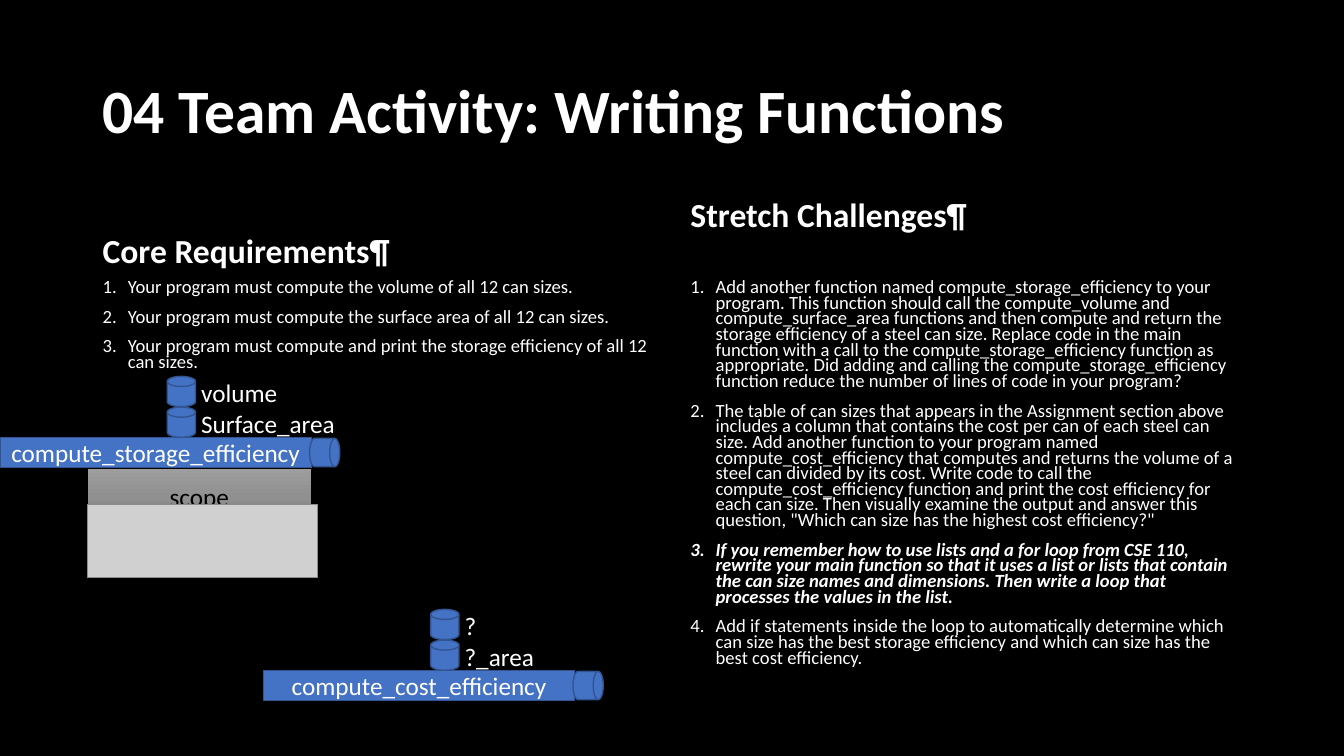
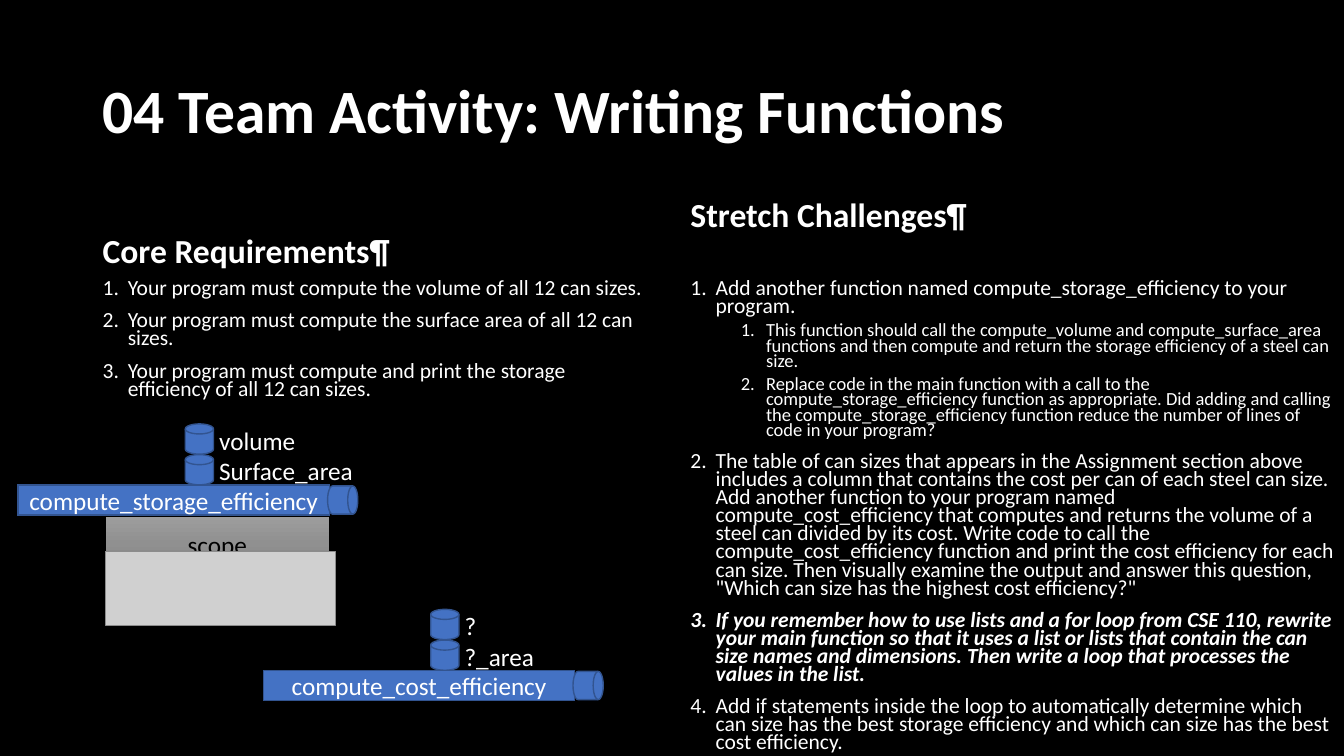
Before and after one commit to BroClements/CSE111ProgwFunctions, a slide deck: slide 31 of CSE111W04_FunctionDetails.pptx (slide 29 before the commit). Drawn at 1344x756 pixels with LibreOffice and Linux fonts; fonts in the diff are those of the drawing; grey boxes stand for pictures. Boxes give left, top, right and bottom in pixels: in the first picture for what was removed or moved away, otherwise in the second. Text is boxed around its words. In the diff, an @@ line names an element or a change of style, - is before the commit and + after.

```diff
--- a/CSE111W04_FunctionDetails.pptx
+++ b/CSE111W04_FunctionDetails.pptx
@@ text "Your program must compute the ..." at [128, 280, 642, 400]: size 13.3 to 15.4 pt @@
@@ text at [716, 280, 1331, 439]: text changed; size 13.3 to 13.2 pt @@
-1. Add another function named compute_storage_efficiency to your program. This function should call the compute_volume and compute_surface_area functions and then compute and return the storage efficiency of a steel can size. Replace code in the main function with a call to the compute_storage_efficiency function as appropriate. Did adding and calling the compute_storage_efficiency function reduce the number of lines of code in your program?
+1. Add another function named compute_storage_efficiency to your program.
+  1. This function should call the compute_volume and compute_surface_area functions and then compute and return the storage efficiency of a steel can size.
+  2. Replace code in the main function with a call to the compute_storage_efficiency function as appropriate. Did adding and calling the compute_storage_efficiency function reduce the number of lines of code in your program?
@@ 2 cylinders, 1 text: place and size @@
-2 cylinders, 1 text at [167, 376, 335, 439]
+2 cylinders, 1 text at [186, 424, 353, 487]
@@ text at [716, 453, 1333, 753]: size 13.3 to 15.4 pt in "The table of can sizes that appears ...", "If you remember how to use lists ...", "Add if statements inside the loop to ..." @@
@@ 1 rectangle, 1 text, 1 cylinder: place and size @@
-1 rectangle, 1 text, 1 cylinder at [0, 384, 340, 468]
+1 rectangle, 1 text, 1 cylinder at [18, 432, 358, 515]
@@ rectangle "scope": place and size @@
-rectangle "scope" at [88, 469, 312, 525]
+rectangle "scope" at [105, 516, 329, 573]
@@ picture: place and size @@
-picture at [88, 504, 319, 578]
+picture at [105, 552, 336, 625]
```
Also in this commit, not shown: 1 other slide changed, 15 slides added, 2 slides removed, 2 other files.
